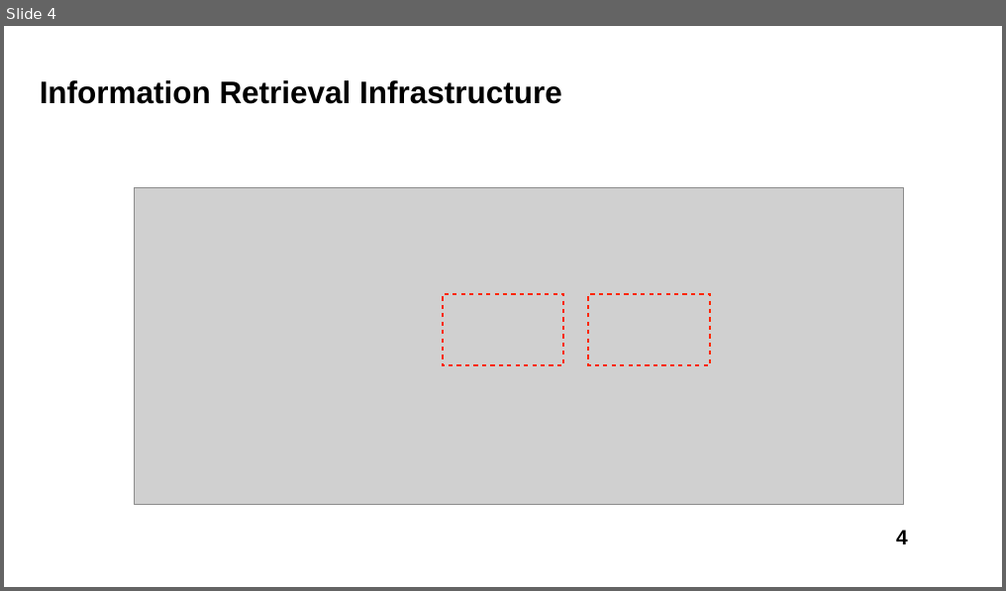
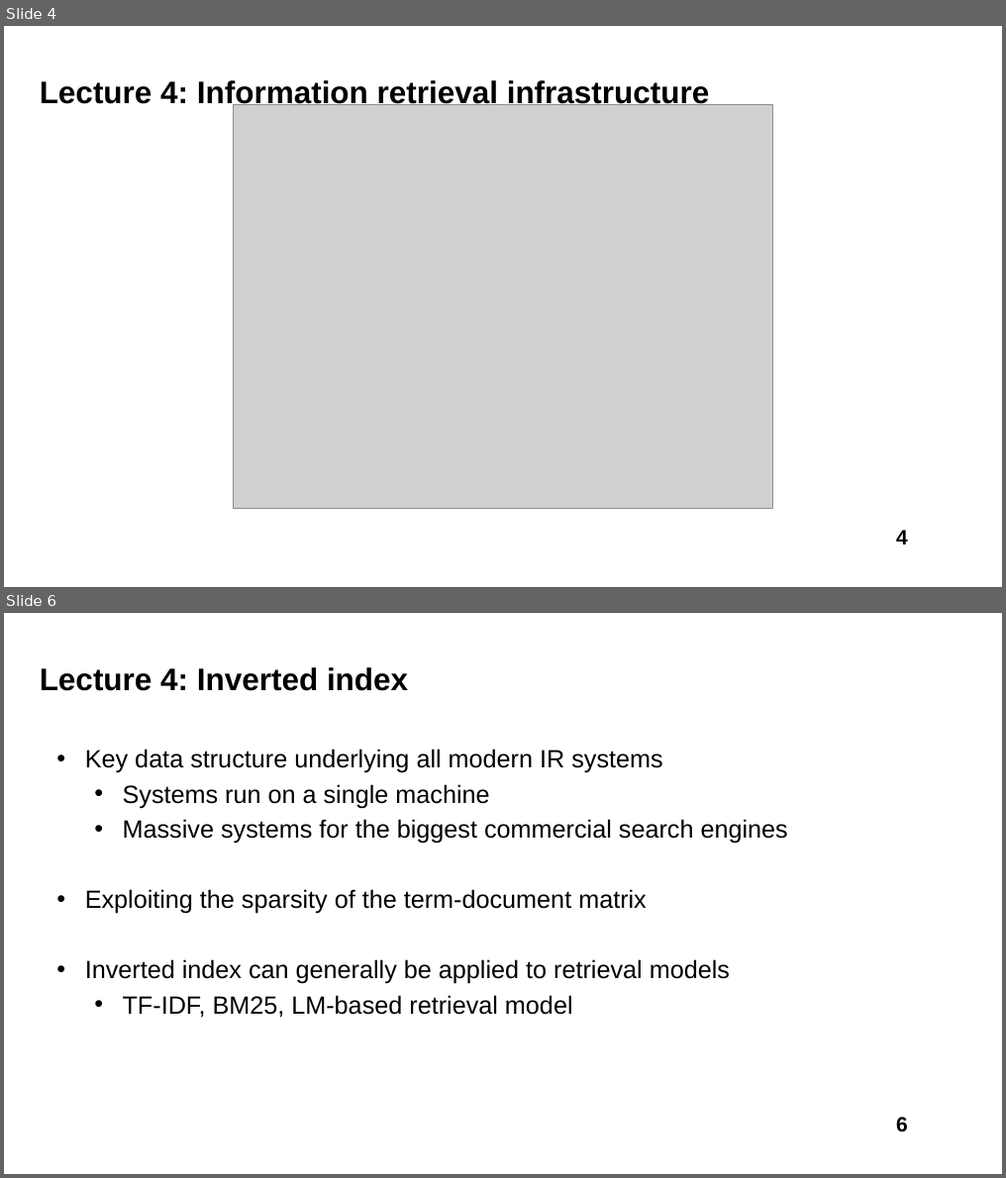
Before and after one commit to liususan091219/liususan091219.github.io, a slide deck: teaching/cs589_21f/slides/4_infr.pptx. Shown one above the other, each under a label of ours: slide 4 before the commit, slides 4 and 6 after it; the slides between them are not shown. The pictures are 1006x591 and 1006x1178 pixels, drawn with LibreOffice and Linux fonts; fonts in the diff are those of the drawing; grey boxes stand for pictures. Boxes give left, top, right and bottom in pixels: in the first picture for what was removed or moved away, otherwise in the second. Text is boxed around its words. In the diff, an @@ line names an element or a change of style, - is before the commit and + after.

```diff
--- a/teaching/cs589_21f/slides/4_infr.pptx
+++ b/teaching/cs589_21f/slides/4_infr.pptx
@@ slide 6 added at (4, 613, 1002, 1174), background #FFFFFF @@
@@ title added at (40, 667, 408, 691), 30 pt, text #000000, bold @@
+Lecture 4: Inverted index
@@ text added at (85, 749, 788, 1018), 24 pt, text #000000 @@
+• Key data structure underlying all modern IR systems
+  • Systems run on a single machine
+  • Massive systems for the biggest commercial search engines
+• Exploiting the sparsity of the term-document matrix
+• Inverted index can generally be applied to retrieval models
+  • TF-IDF, BM25, LM-based retrieval model
@@ page number added at (896, 1117, 908, 1132), 20 pt, text #000000, bold @@
+6
@@ slide 4 changed as well @@
@@ title at (40, 78, 710, 109): text changed @@
-Information Retrieval Infrastructure
+Lecture 4: Information retrieval infrastructure
@@ picture: place and size @@
-picture at (135, 187, 903, 504)
+picture at (233, 104, 773, 509)
@@ rectangle removed at (443, 294, 564, 366) @@
@@ rectangle removed at (589, 294, 710, 366) @@
```
Also in this commit, not shown: 6 other slides changed, 37 other slides added, 28 slides removed, 3 other files.
